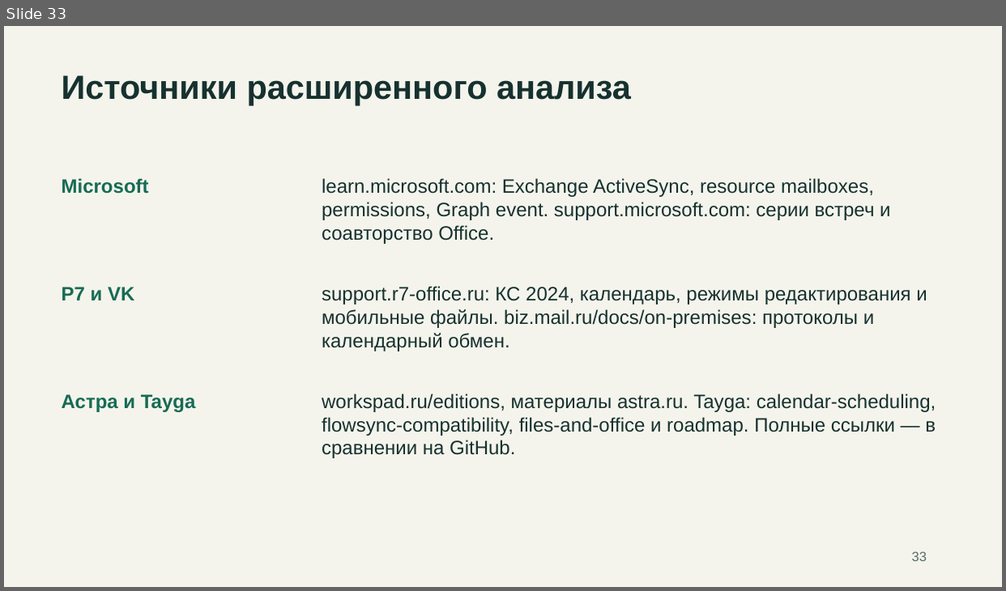
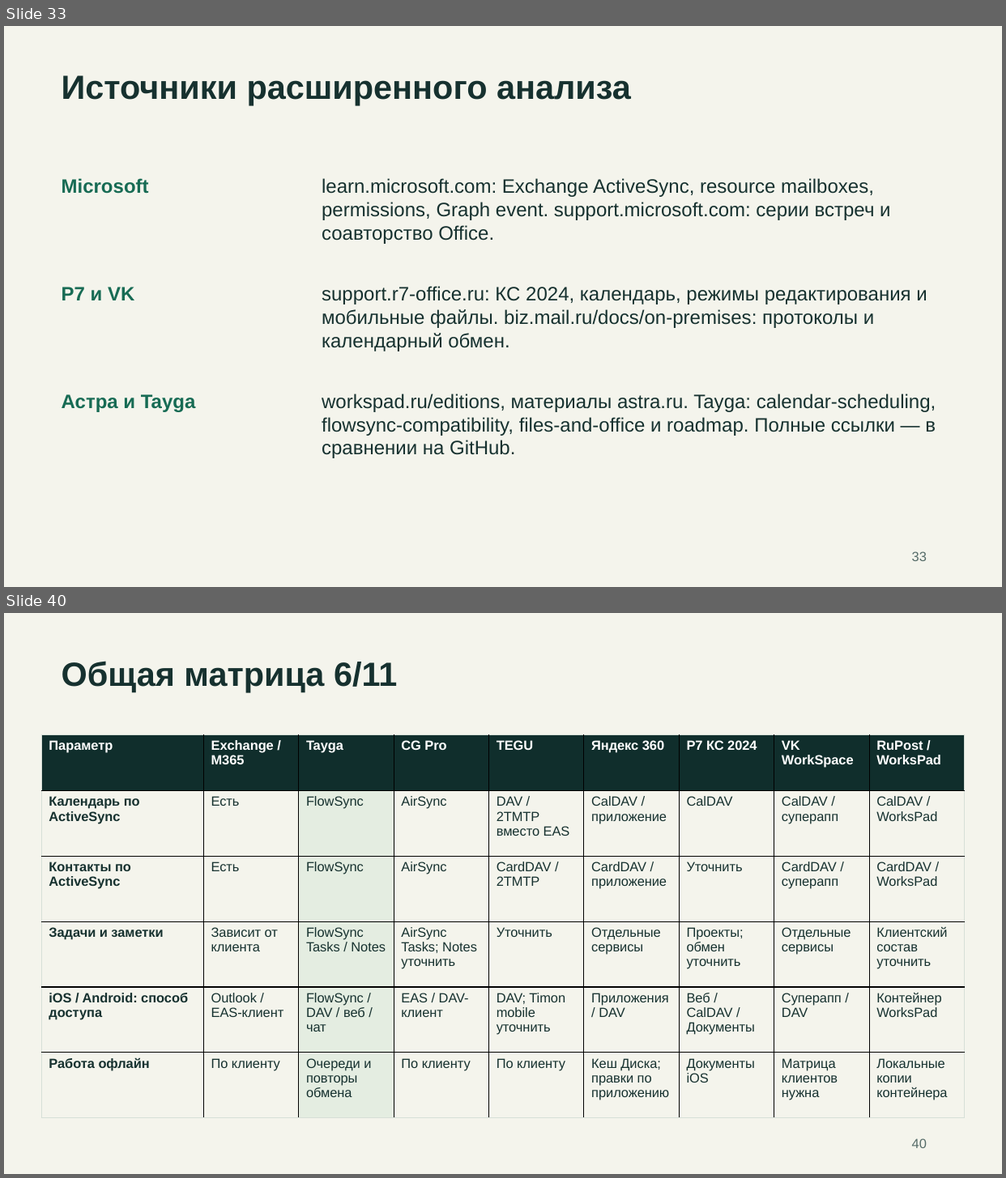
Before and after one commit to rkislov/tayga-mail-server, a slide deck: docs/presentations/tayga-competitors-2026-11-19.pptx. Shown one above the other, each under a label of ours: slide 33 before the commit, slides 33 and 40 after it; the slides between them are not shown. The pictures are 1006x591 and 1006x1178 pixels, drawn with LibreOffice and Linux fonts; fonts in the diff are those of the drawing. Boxes give left, top, right and bottom in pixels: in the first picture for what was removed or moved away, otherwise in the second. Text is boxed around its words. In the diff, an @@ line names an element or a change of style, - is before the commit and + after.

Commit message:
docs: add full comparison matrix and Tayga priorities, refresh product facts

```diff
--- a/docs/presentations/tayga-competitors-2026-11-19.pptx
+++ b/docs/presentations/tayga-competitors-2026-11-19.pptx
@@ slide 40 added at (4,613,1002,1174), background #F4F4EC @@
@@ text added at (62,661,397,692), 32.2 pt, text #16312F, bold @@
+Общая матрица 6/11
@@ table added at (41,735,965,1118), 6 rows, 9 columns @@
+Параметр | Exchange / / M365 | Tayga | CG Pro | TEGU | Яндекс 360 | Р7 КС 2024 | VK WorkSpace | RuPost / / WorksPad
+Календарь по ActiveSync | Есть | FlowSync | AirSync | DAV / 2TMTP вместо EAS | CalDAV / приложение | CalDAV | CalDAV / суперапп | CalDAV / WorksPad
+Контакты по ActiveSync | Есть | FlowSync | AirSync | CardDAV / 2TMTP | CardDAV / приложение | Уточнить | CardDAV / суперапп | CardDAV / WorksPad
+Задачи и заметки | Зависит от клиента | FlowSync Tasks / Notes | AirSync Tasks; Notes уточнить | Уточнить | Отдельные сервисы | Проекты; обмен уточнить | Отдельные сервисы | Клиентский состав уточнить
+iOS / Android: способ доступа | Outlook / EAS-клиент | FlowSync / DAV / веб / чат | EAS / DAV-клиент | DAV; Timon mobile уточнить | Приложения / DAV | Веб / CalDAV / Документы | Суперапп / DAV | Контейнер WorksPad
+Работа офлайн | По клиенту | Очереди и повторы обмена | По клиенту | По клиенту | Кеш Диска; правки по приложению | Документы iOS | Матрица клиентов нужна | Локальные копии контейнера
@@ text added at (912,1139,927,1148), 12.8 pt, text #566C69 @@
+40
```
Also in this commit, not shown: 11 slides changed, 11 other slides added, 4 other files.
